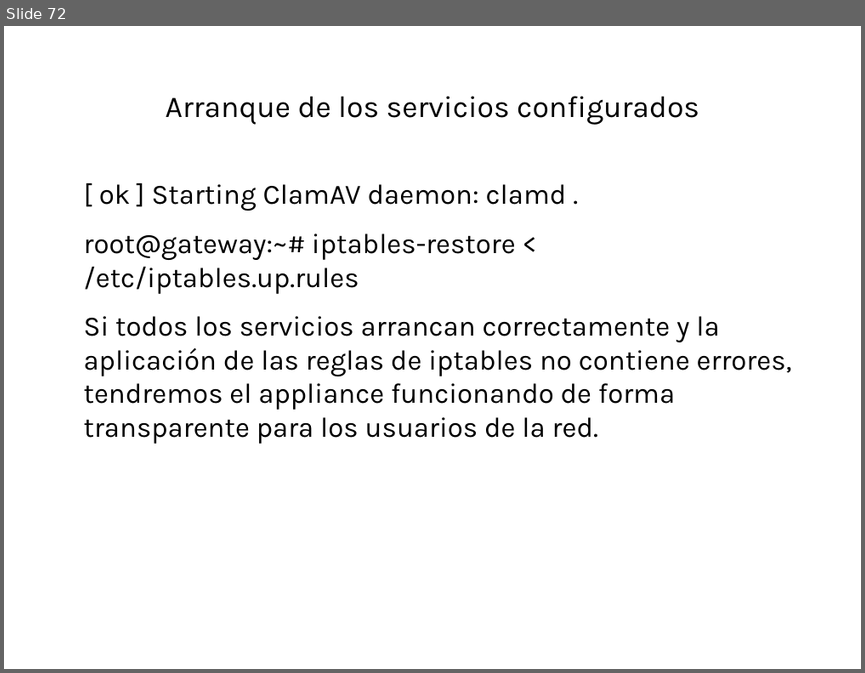
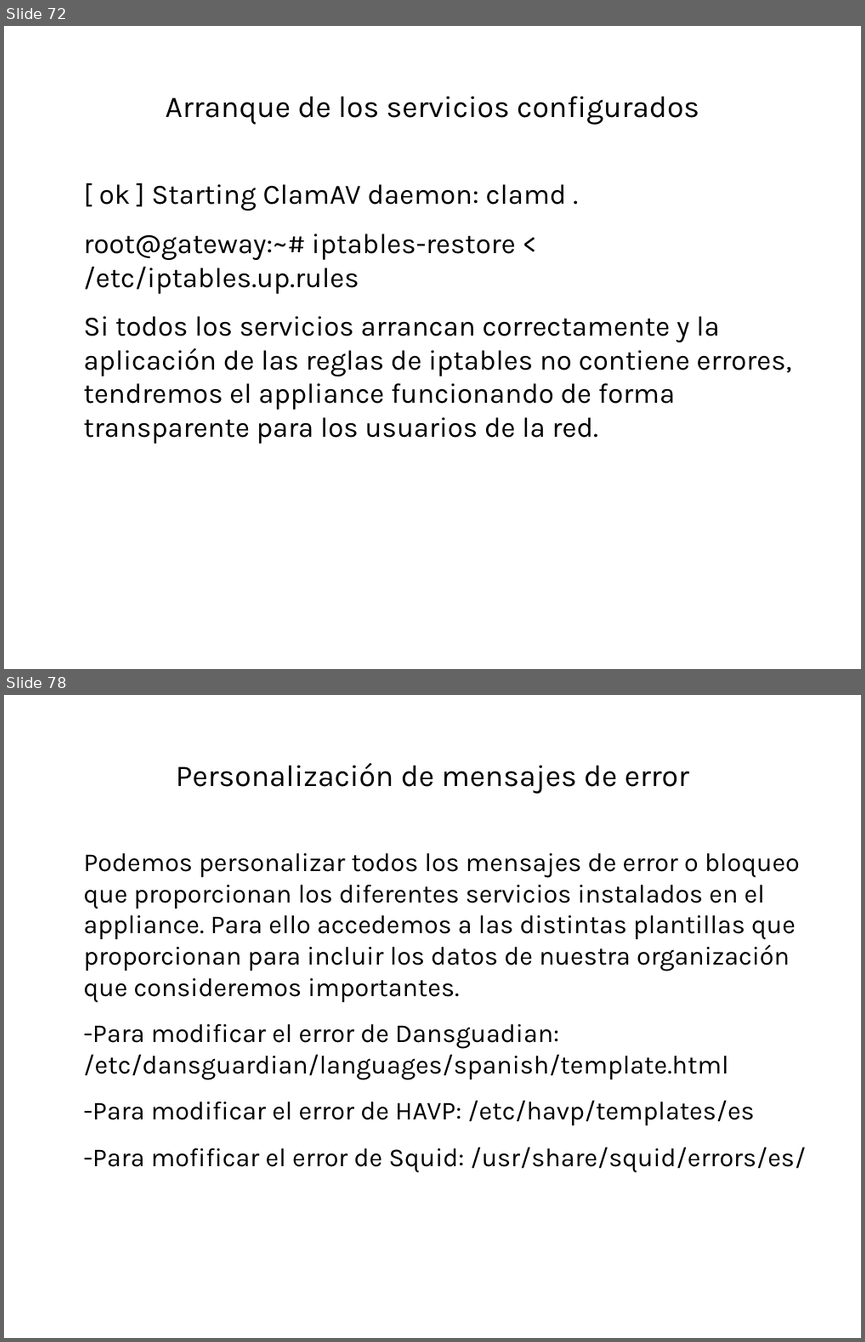
Before and after one commit to robertord/Ecoraee, a slide deck: Presentaciones/PresentacionApliance.odp. Shown one above the other, each under a label of ours: slide 72 before the commit, slides 72 and 78 after it; the slides between them are not shown. The pictures are 865x673 and 865x1342 pixels, drawn with LibreOffice and Linux fonts; fonts in the diff are those of the drawing; background and template pictures are left out. Boxes give left, top, right and bottom in pixels: in the first picture for what was removed or moved away, otherwise in the second. Text is boxed around its words. In the diff, an @@ line names an element or a change of style, - is before the commit and + after.

Commit message:
Actualizado presentacion appliance

```diff
--- a/Presentaciones/PresentacionApliance.odp
+++ b/Presentaciones/PresentacionApliance.odp
@@ slide 78 added at bbox=[4, 695, 861, 1338], background #FFFFFF @@
@@ title added at bbox=[176, 763, 689, 794], 28 pt, text #000000 @@
+Personalización de mensajes de error
@@ text added at bbox=[84, 853, 806, 1173], 24.1 pt, text #000000 @@
+Podemos personalizar todos los mensajes de error o bloqueo que proporcionan los diferentes servicios instalados en el appliance. Para ello accedemos a las distintas plantillas que proporcionan para incluir los datos de nuestra organización que consideremos importantes.
+-Para modificar el error de Dansguadian: /etc/dansguardian/languages/spanish/template.html
+-Para modificar el error de HAVP: /etc/havp/templates/es
+-Para mofificar el error de Squid: /usr/share/squid/errors/es/
```
Also in this commit, not shown: 38 other slides added, 1 slide removed, 1 other file.
